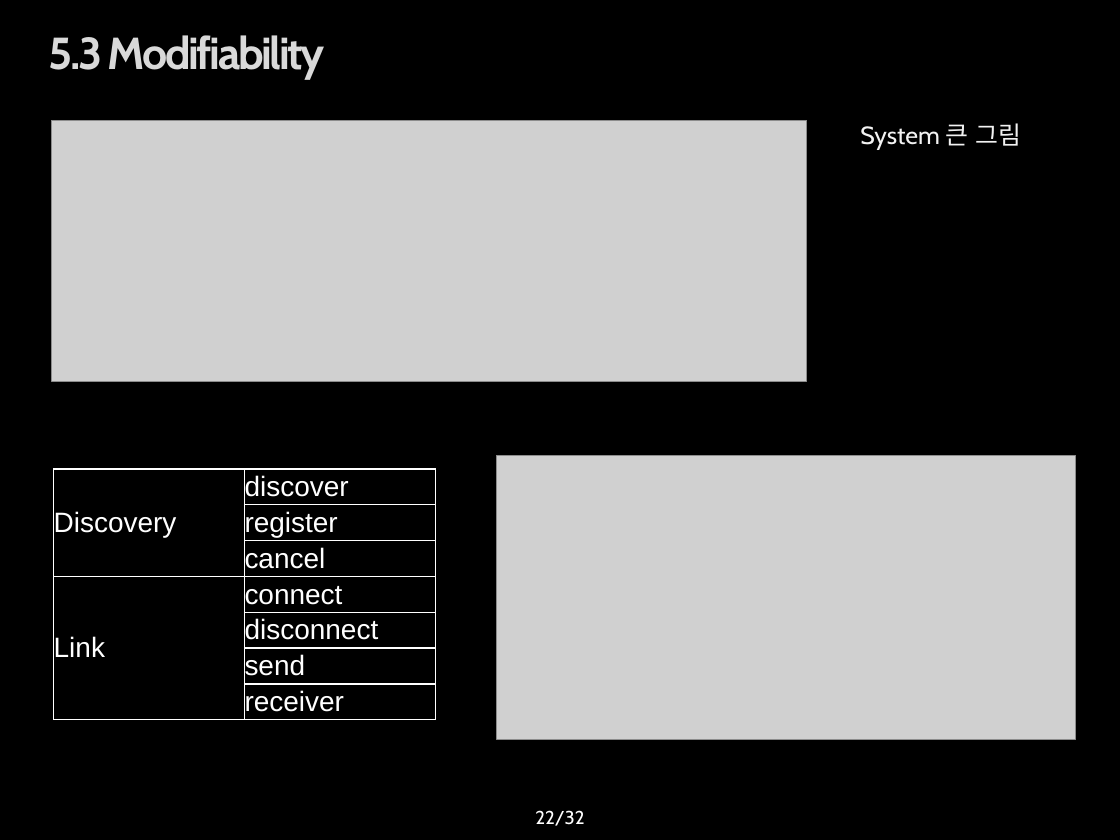
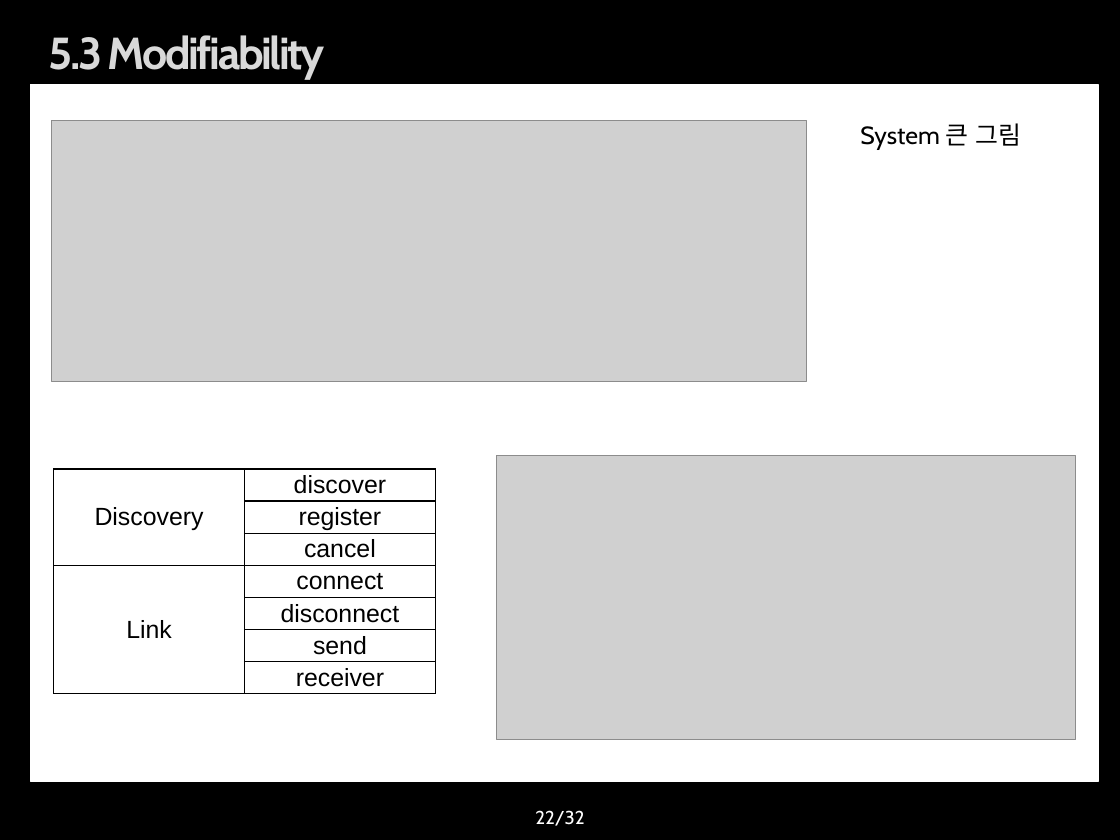
Before and after one commit to youkkwon/smarthome, a slide deck: slide 22 of doc/Docs/IoT System Final Presentation_0624.pptx. Drawn at 1120x840 pixels with LibreOffice and Linux fonts; fonts in the diff are those of the drawing; grey boxes stand for pictures; background and template pictures are left out. Boxes give left, top, right and bottom in pixels: in the first picture for what was removed or moved away, otherwise in the second. Text is boxed around its words. In the diff, an @@ line names an element or a change of style, - is before the commit and + after.

```diff
--- a/doc/Docs/IoT System Final Presentation_0624.pptx
+++ b/doc/Docs/IoT System Final Presentation_0624.pptx
@@ rectangle added at <box>31,85,1099,782</box>, fill #FFFFFF, outline #FFFFFF 0.75 pt @@
@@ text "System 큰 그림" at <box>860,123,1021,150</box>: text colour #F2F2F2 to #000000 @@
@@ table at <box>54,469,435,709</box> @@
@@ size 18 to 16 pt, text colour #FFFFFF to #000000 @@
@@ alignment left to centre @@
@@ borders changed @@
```
Also in this commit, not shown: 27 other slides changed.
